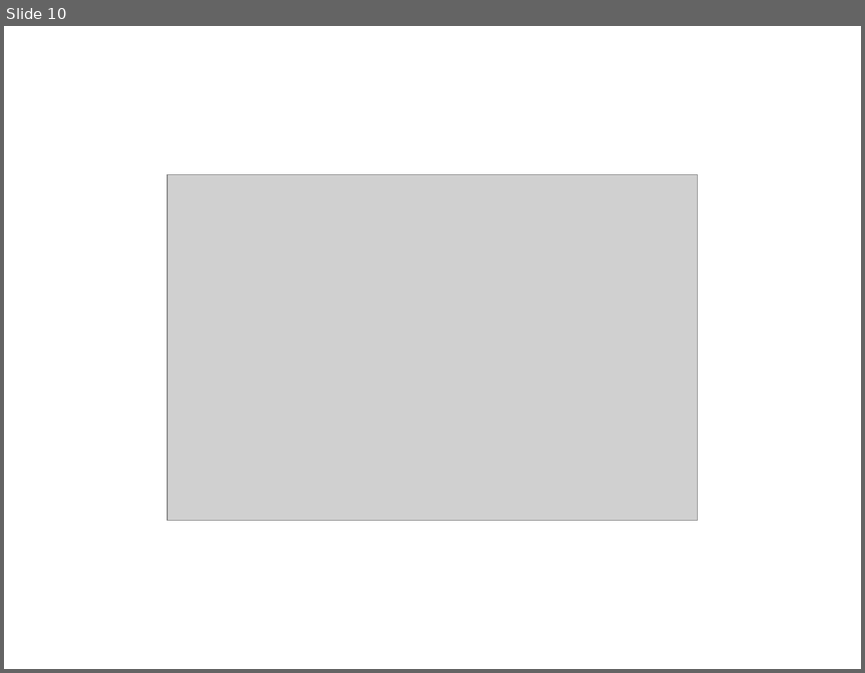
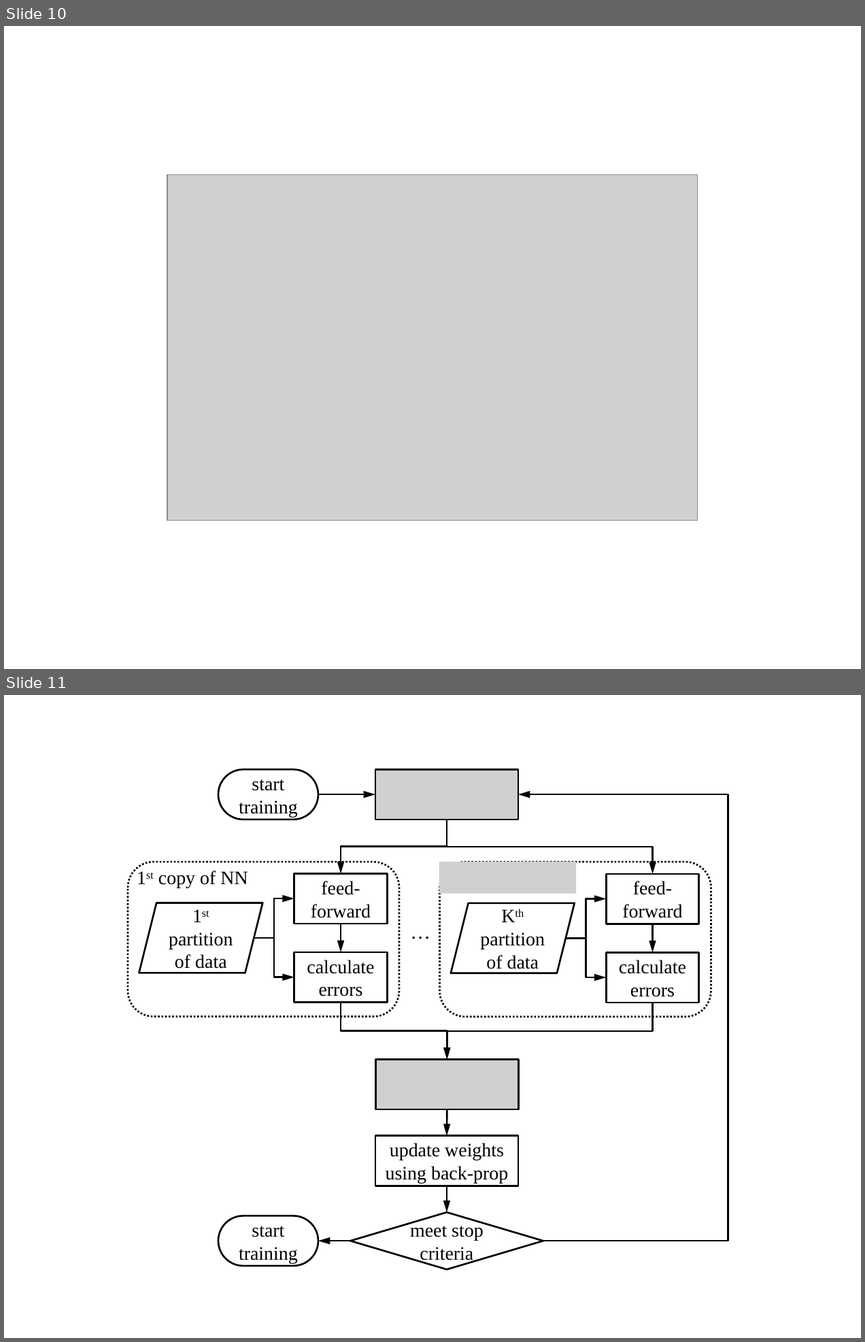
Before and after one commit to wenduow/BeefNet, a slide deck: trunk/pic/pic.pptx. Shown one above the other, each under a label of ours: slide 10 before the commit, slides 10 and 11 after it. The pictures are 865x673 and 865x1342 pixels, drawn with LibreOffice and Linux fonts; fonts in the diff are those of the drawing; grey boxes stand for pictures. Boxes give left, top, right and bottom in pixels: in the first picture for what was removed or moved away, otherwise in the second. Text is boxed around its words. In the diff, an @@ line names an element or a change of style, - is before the commit and + after.

```diff
--- a/trunk/pic/pic.pptx
+++ b/trunk/pic/pic.pptx
@@ slide 11 added at bbox=[4, 695, 861, 1338], background #FFFFFF @@
@@ group added at bbox=[128, 770, 728, 1269]: 9 elbow arrows, 6 arrows, 5 rectangles, 4 rounded rectangles, 3 pictures, 2 parallelograms, 2 texts, 1 diamond @@
+start training
+feed-forward
+calculate errors
+meet stop criteria
+start training
+1st partition of data
+feed-forward
+calculate errors
+Kth
+partition of data
+…
+1st copy of NN
+update weights using back-prop
```
Also in this commit, not shown: 4 slides changed, 13 other files.
